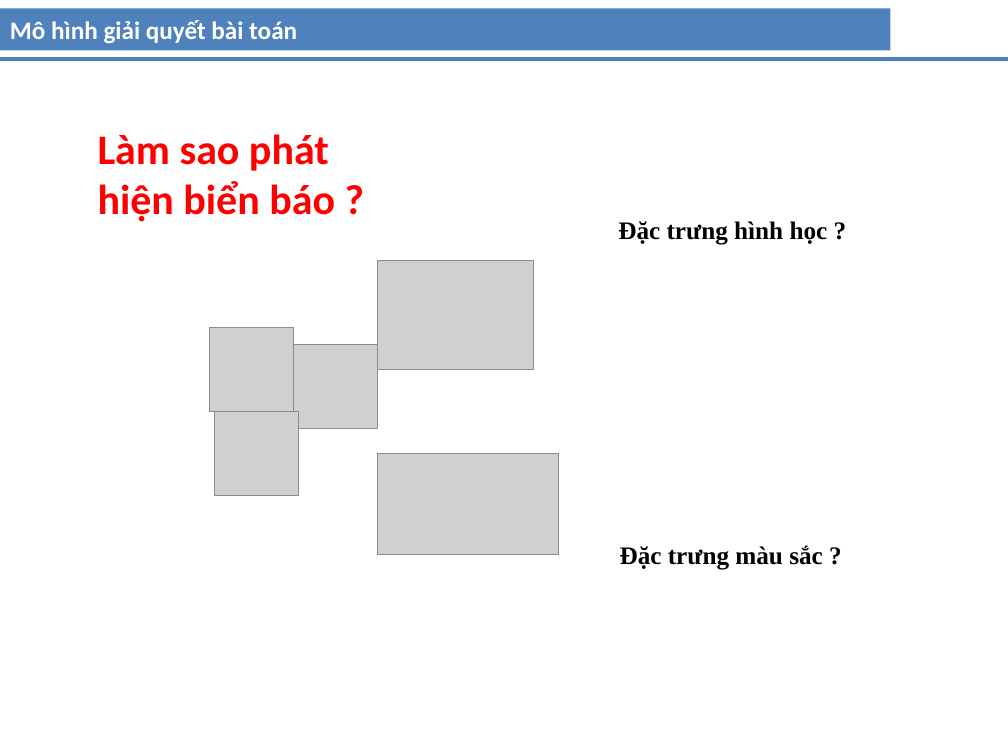
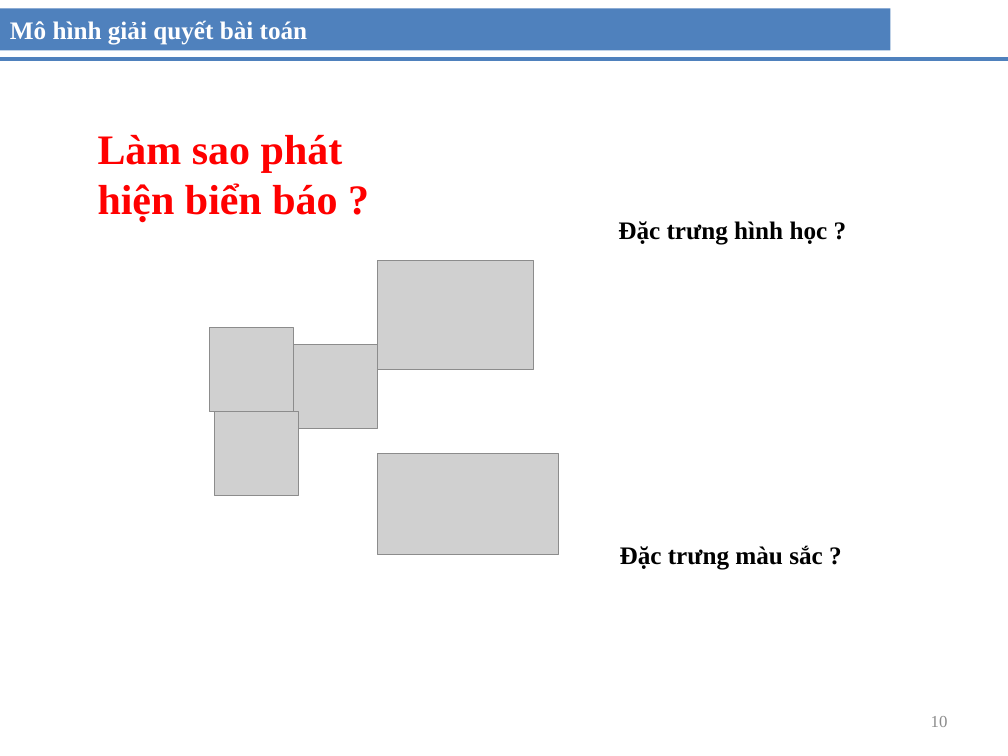
Before and after one commit to vniu/sign-traffic-recognition, a slide deck: slide 10 of doc/LuanVan.pptx (slide 9 before the commit). Drawn at 1008x756 pixels with LibreOffice and Linux fonts; fonts in the diff are those of the drawing; grey boxes stand for pictures. Boxes give left, top, right and bottom in pixels: in the first picture for what was removed or moved away, otherwise in the second. Text is boxed around its words. In the diff, an @@ line names an element or a change of style, - is before the commit and + after.

```diff
--- a/doc/LuanVan.pptx
+++ b/doc/LuanVan.pptx
@@ rectangle "Mô hình giải quyết bài ..." at <box>0,8,890,50</box>: font Calibri to Times New Roman @@
@@ text "Làm sao phát hiện biển ..." at <box>98,134,343,223</box>: font Calibri to Times New Roman @@
@@ page number added at <box>931,716,948,727</box>, 12 pt, text #8C8C8C @@
+10
```
Also in this commit, not shown: 14 other slides changed, 4 slides added, 1 other file.
